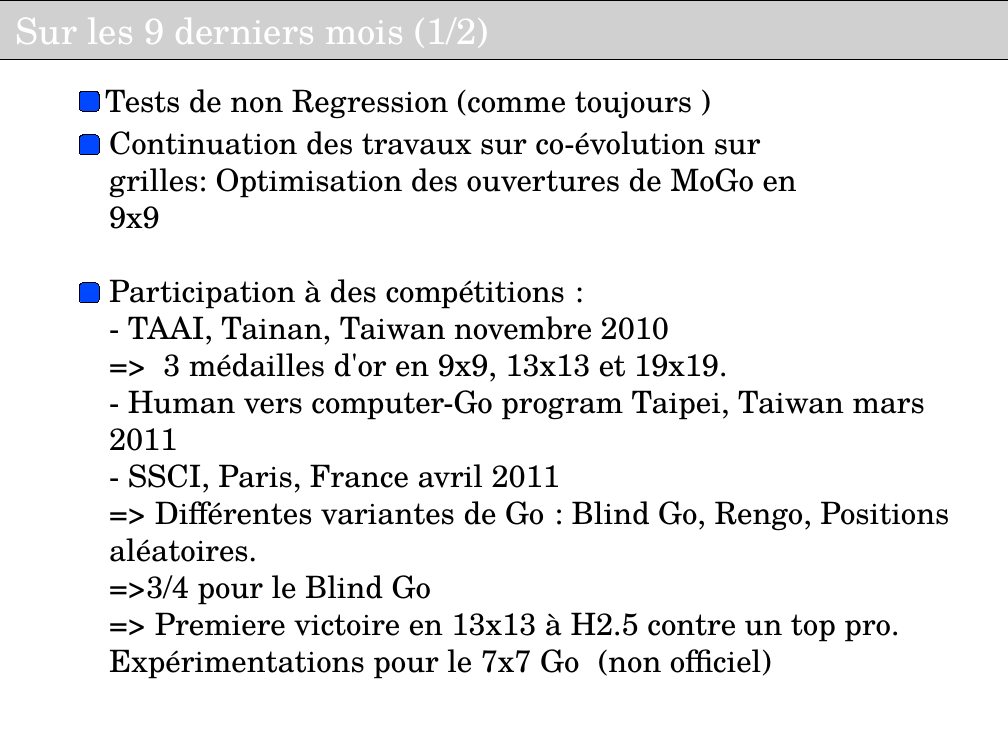
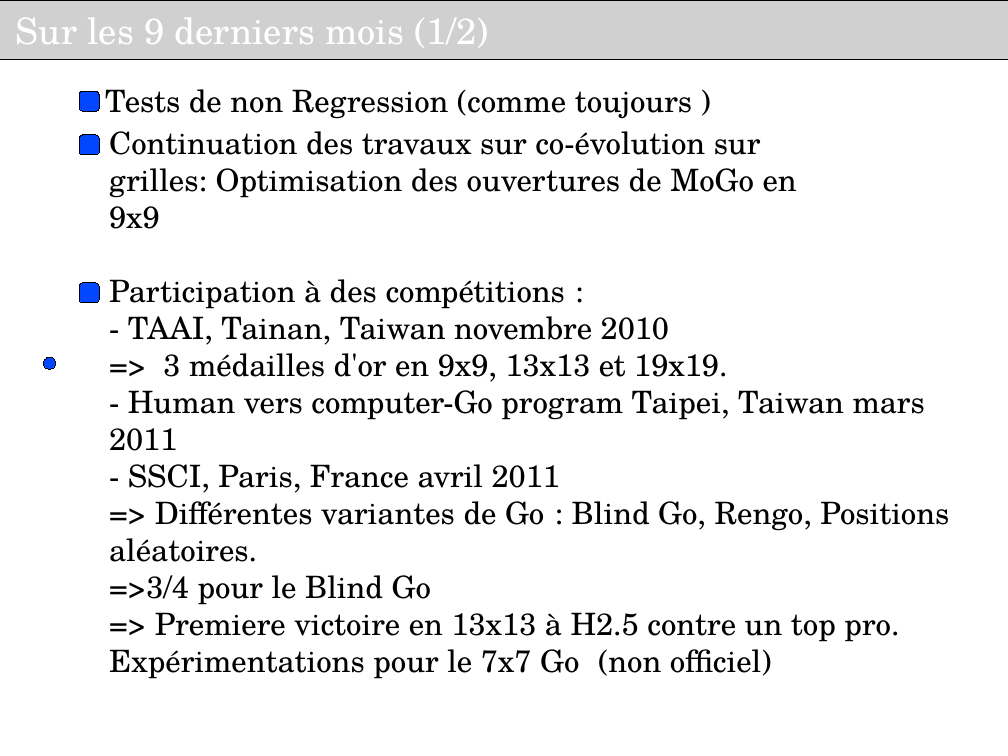
Before and after one commit to haspeleo/Android-Dev, a slide deck: slide 11 of MCTS/Soutenance_INRIA_V2.odp (slide 10 before the commit). Drawn at 1008x756 pixels with LibreOffice and Linux fonts; fonts in the diff are those of the drawing; grey boxes stand for pictures; background and template pictures are left out. Boxes give left, top, right and bottom in pixels: in the first picture for what was removed or moved away, otherwise in the second. Text is boxed around its words. In the diff, an @@ line names an element or a change of style, - is before the commit and + after.

```diff
--- a/MCTS/Soutenance_INRIA_V2.odp
+++ b/MCTS/Soutenance_INRIA_V2.odp
@@ rounded rectangle added at (x1=43, y1=357, x2=55, y2=369), fill #0047FF, outline #000000 0 pt @@
```
Also in this commit, not shown: 3 other slides changed, 3 slides added, 1 slide removed.
